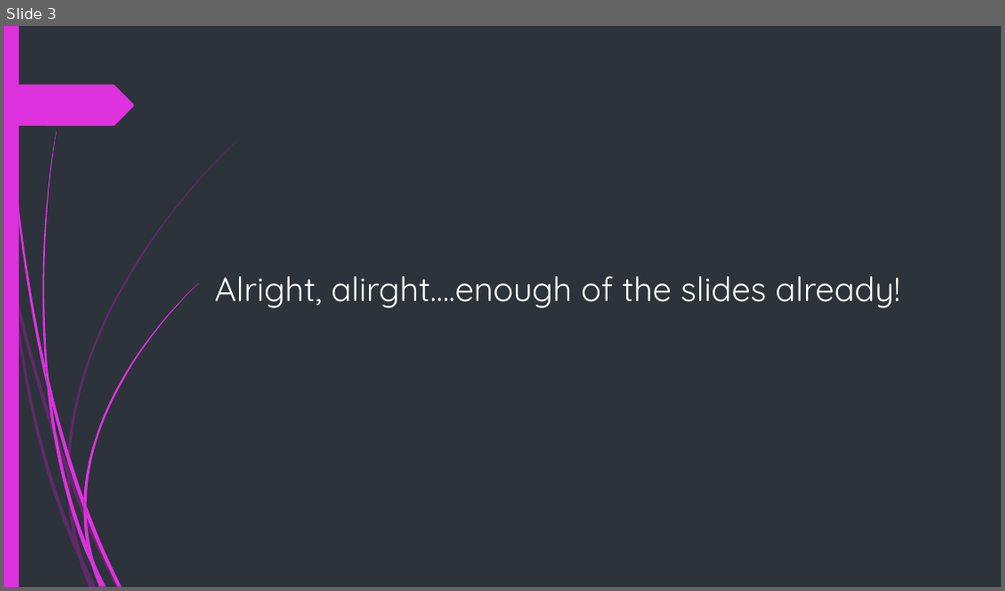
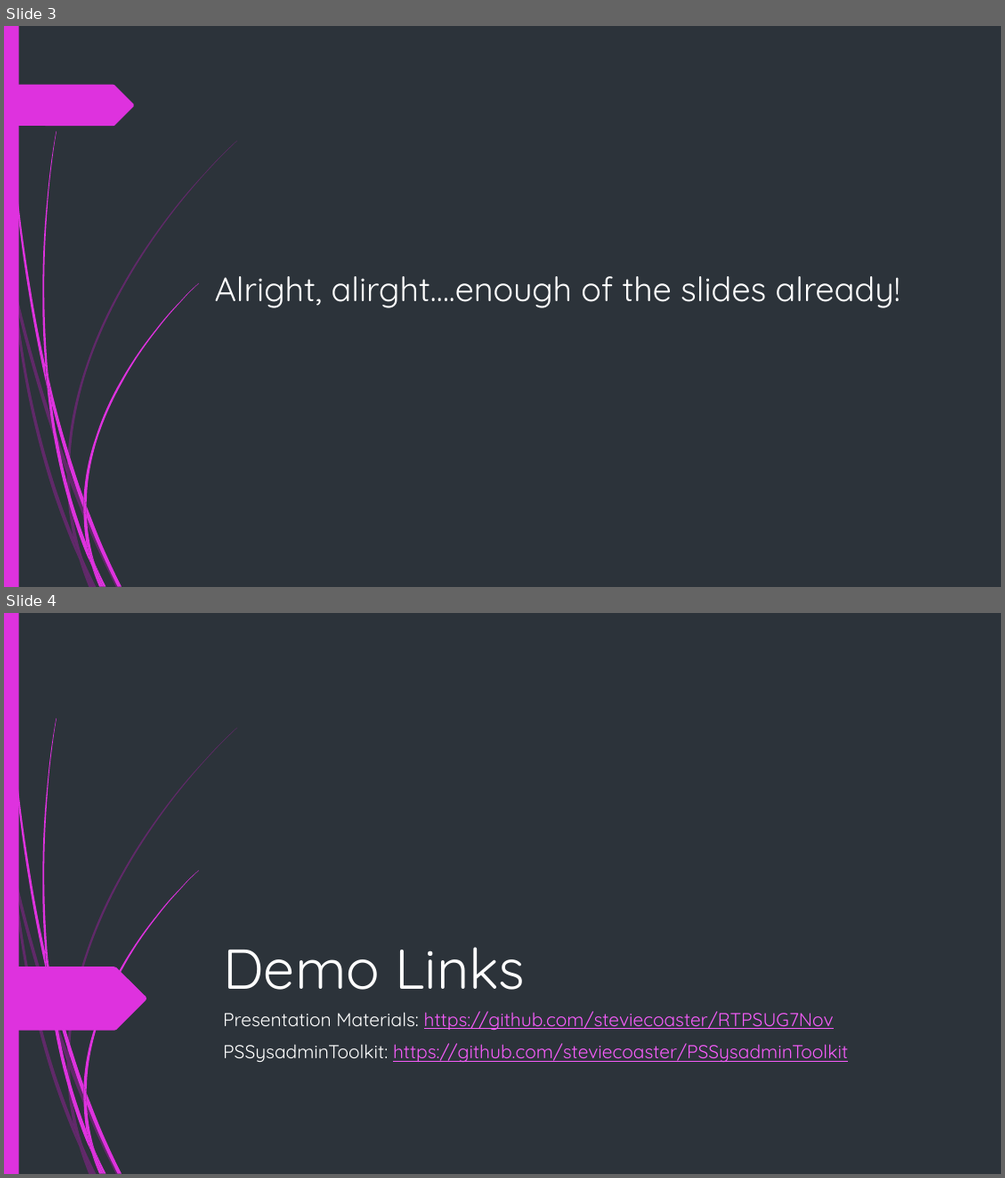
Before and after one commit to steviecoaster/RTPSUG7Nov, a slide deck: RTPSUG.pptx. Shown one above the other, each under a label of ours: slide 3 before the commit, slides 3 and 4 after it. The pictures are 1005x591 and 1005x1178 pixels, drawn with LibreOffice and Linux fonts; fonts in the diff are those of the drawing. Boxes give left, top, right and bottom in pixels: in the first picture for what was removed or moved away, otherwise in the second. Text is boxed around its words. In the diff, an @@ line names an element or a change of style, - is before the commit and + after.

```diff
--- a/RTPSUG.pptx
+++ b/RTPSUG.pptx
@@ slide 4 added at box(4, 613, 1001, 1174), background #2C333A; not listed: 23 template elements that a slide beside it also shows @@
@@ title added at box(223, 947, 525, 989), 54 pt, text #FFFFFF @@
+Demo Links
@@ freeform shape added at box(4, 966, 146, 1030), fill #DE32DE @@
@@ subtitle added at box(223, 1011, 848, 1062), 18 pt, text #F55CF9, underline @@
+Presentation Materials: https://github.com/steviecoaster/RTPSUG7Nov
+PSSysadminToolkit: https://github.com/steviecoaster/PSSysadminToolkit
```
Also in this commit, not shown: 1 slide changed.
